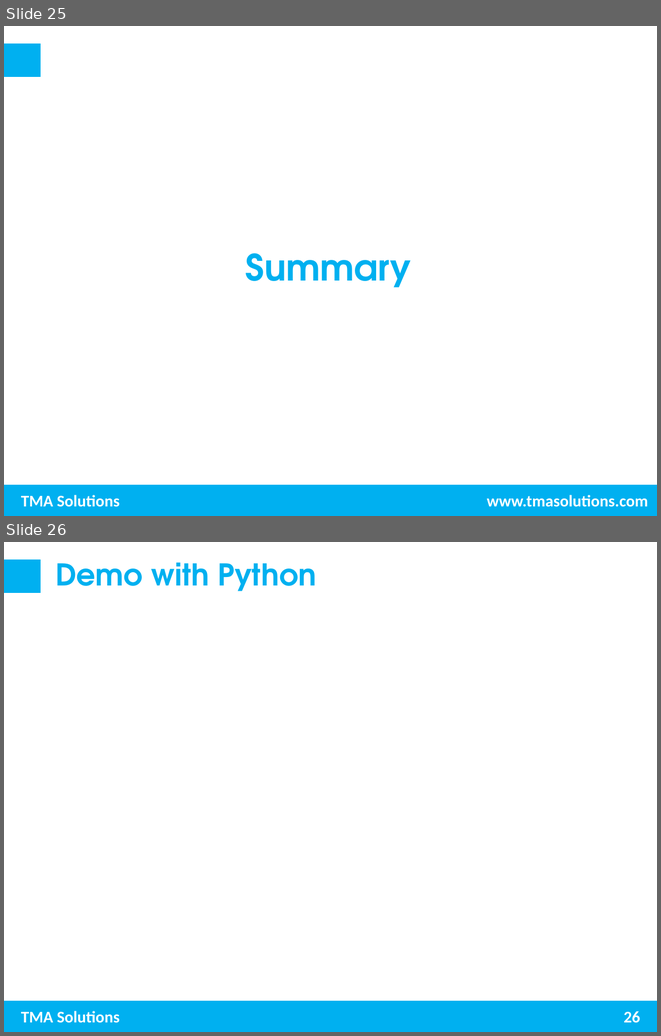
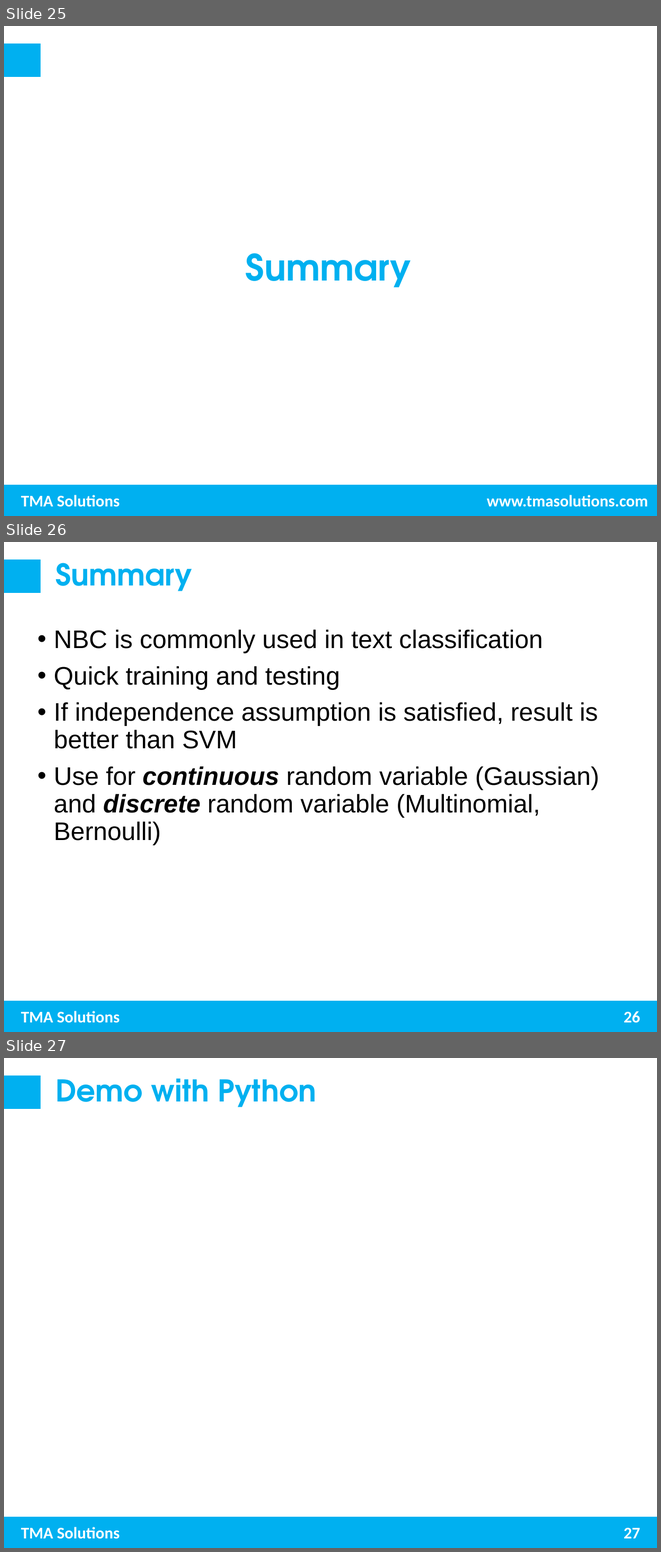
Before and after one commit to trungnghia2009/MachineLearning, a slide deck: Naive Bayes.pptx. Shown one above the other, each under a label of ours: slides 25 and 26 before the commit, slides 25, 26 and 27 after it. The pictures are 661x1036 and 661x1552 pixels, drawn with LibreOffice and Linux fonts; fonts in the diff are those of the drawing; background and template pictures are left out. Boxes give left, top, right and bottom in pixels: in the first picture for what was removed or moved away, otherwise in the second. Text is boxed around its words. In the diff, an @@ line names an element or a change of style, - is before the commit and + after.

```diff
--- a/Naive Bayes.pptx
+++ b/Naive Bayes.pptx
@@ slide 26 added at (4,542,657,1032), background #FFFFFF; not listed: 3 template elements that a slide beside it also shows @@
@@ title added at (55,563,192,591), 33 pt, text #00B0F0, bold @@
+Summary
@@ text added at (54,629,599,845), 28 pt, text #000000 @@
+• NBC is commonly used in text classification
+• Quick training and testing
+• If independence assumption is satisfied, result is better than SVM
+    • Use for continuous random variable (Gaussian) and discrete random variable (Multinomial, Bernoulli)
@@ page number added at (624,1011,640,1023), 18 pt, text #FFFFFF, bold @@
+26
@@ what was slide 26 is now slide 27 @@
@@ page number at (624,1527,640,1538): text changed @@
-26
+27
```
Also in this commit, not shown: 8 slides changed.
